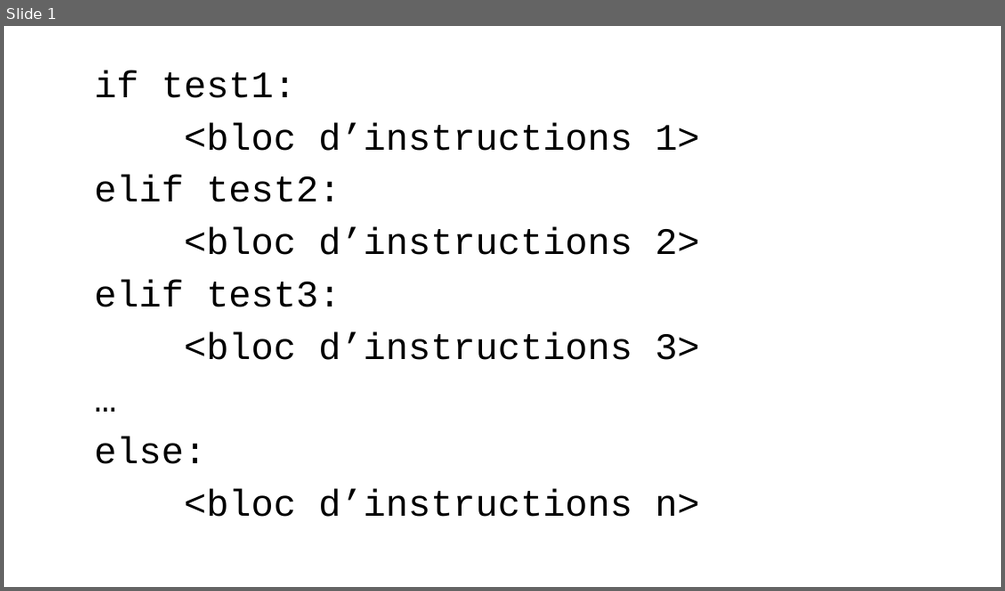
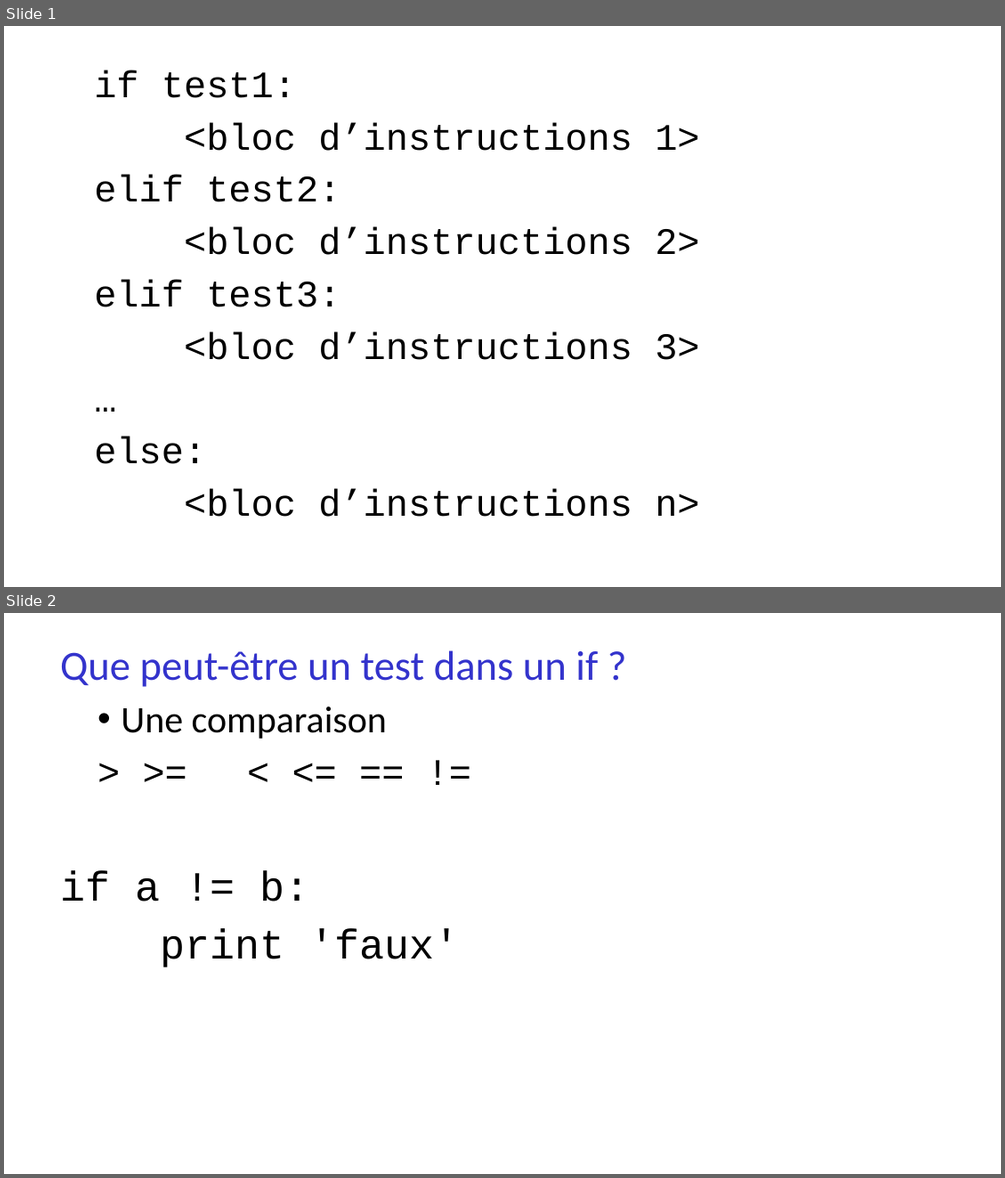
Before and after one commit to parmentelat/flotpython-archive, a slide deck: semaine3/CO12AL-W3-VIDEO07-SLIDE01.pptx. Shown one above the other, each under a label of ours: slide 1 before the commit, slides 1 and 2 after it. The pictures are 1005x591 and 1005x1178 pixels, drawn with LibreOffice and Linux fonts; fonts in the diff are those of the drawing. Boxes give left, top, right and bottom in pixels: in the first picture for what was removed or moved away, otherwise in the second. Text is boxed around its words. In the diff, an @@ line names an element or a change of style, - is before the commit and + after.

```diff
--- a/semaine3/CO12AL-W3-VIDEO07-SLIDE01.pptx
+++ b/semaine3/CO12AL-W3-VIDEO07-SLIDE01.pptx
@@ slide 2 added at box(4, 613, 1001, 1174), background #FFFFFF @@
@@ text added at box(60, 650, 598, 967), 40 pt, text #000000 @@
+Que peut-être un test dans un if ?
+  • Une comparaison
+  > >= < <= == !=
+if a != b:
+print 'faux'
```
Also in this commit, not shown: 2 slides changed, 3 other slides added, 2 slides removed, 3 other files.
